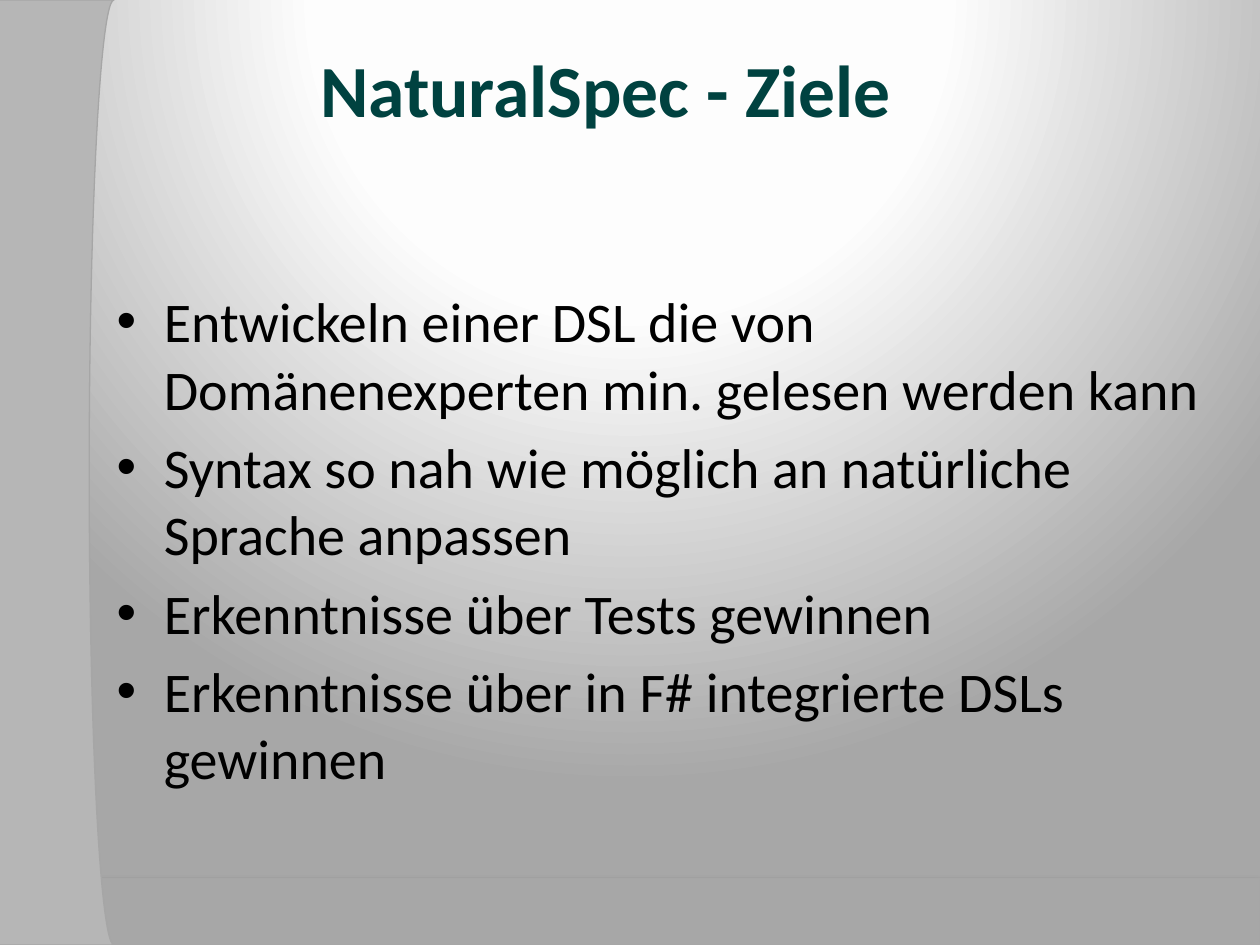
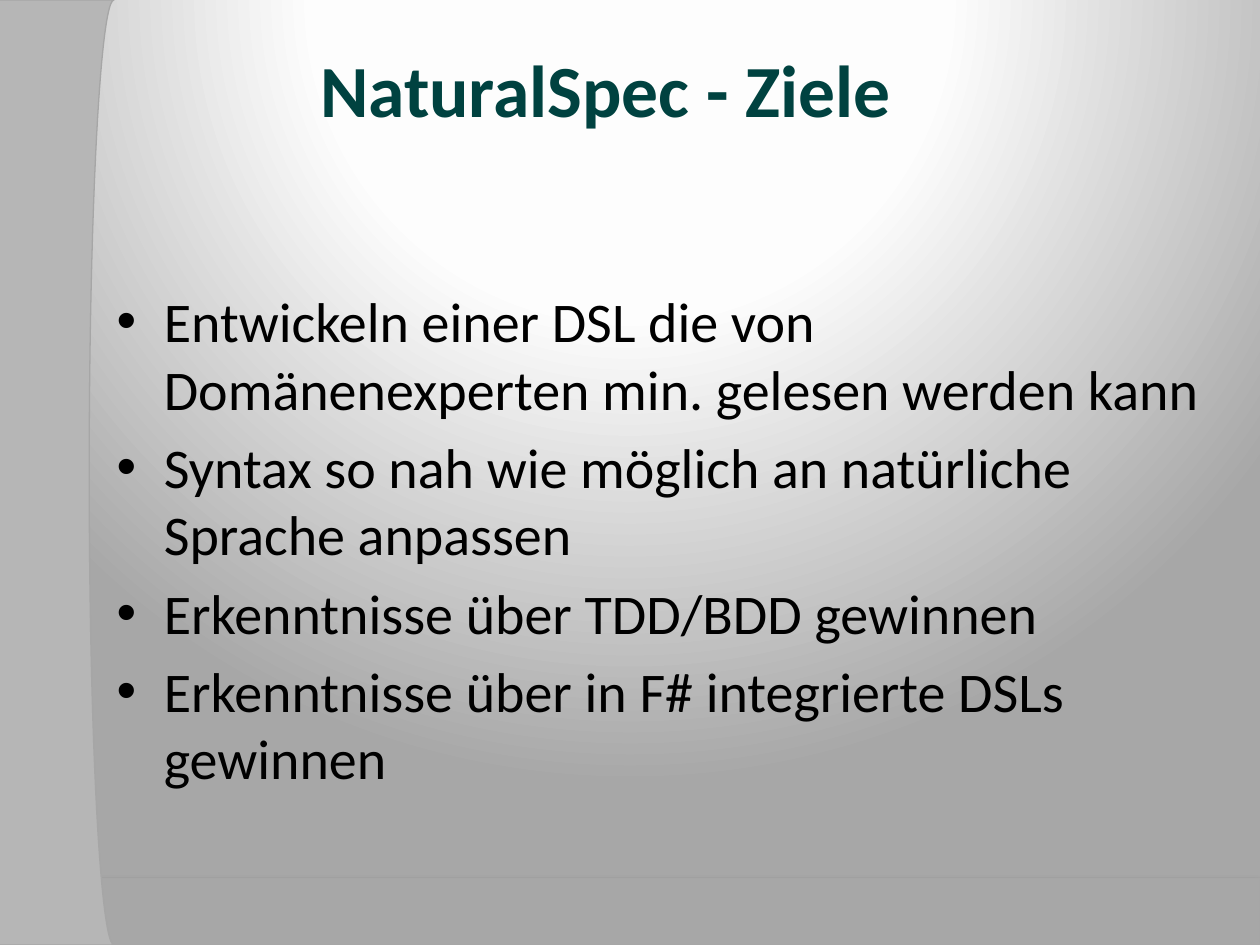
Before and after one commit to forki/NaturalSpec, a slide deck: slide 8 of slides/NaturalSpec_ADC2011_German.pptx. Drawn at 1260x945 pixels with LibreOffice and Linux fonts; fonts in the diff are those of the drawing; background and template pictures are left out. Boxes give left, top, right and bottom in pixels: in the first picture for what was removed or moved away, otherwise in the second. Text is boxed around its words. In the diff, an @@ line names an element or a change of style, - is before the commit and + after.

```diff
--- a/slides/NaturalSpec_ADC2011_German.pptx
+++ b/slides/NaturalSpec_ADC2011_German.pptx
@@ text at bbox=[164, 595, 1037, 644]: text changed @@
-• Erkenntnisse über Tests gewinnen
+• Erkenntnisse über TDD/BDD gewinnen
```
Also in this commit, not shown: 2 other files.
